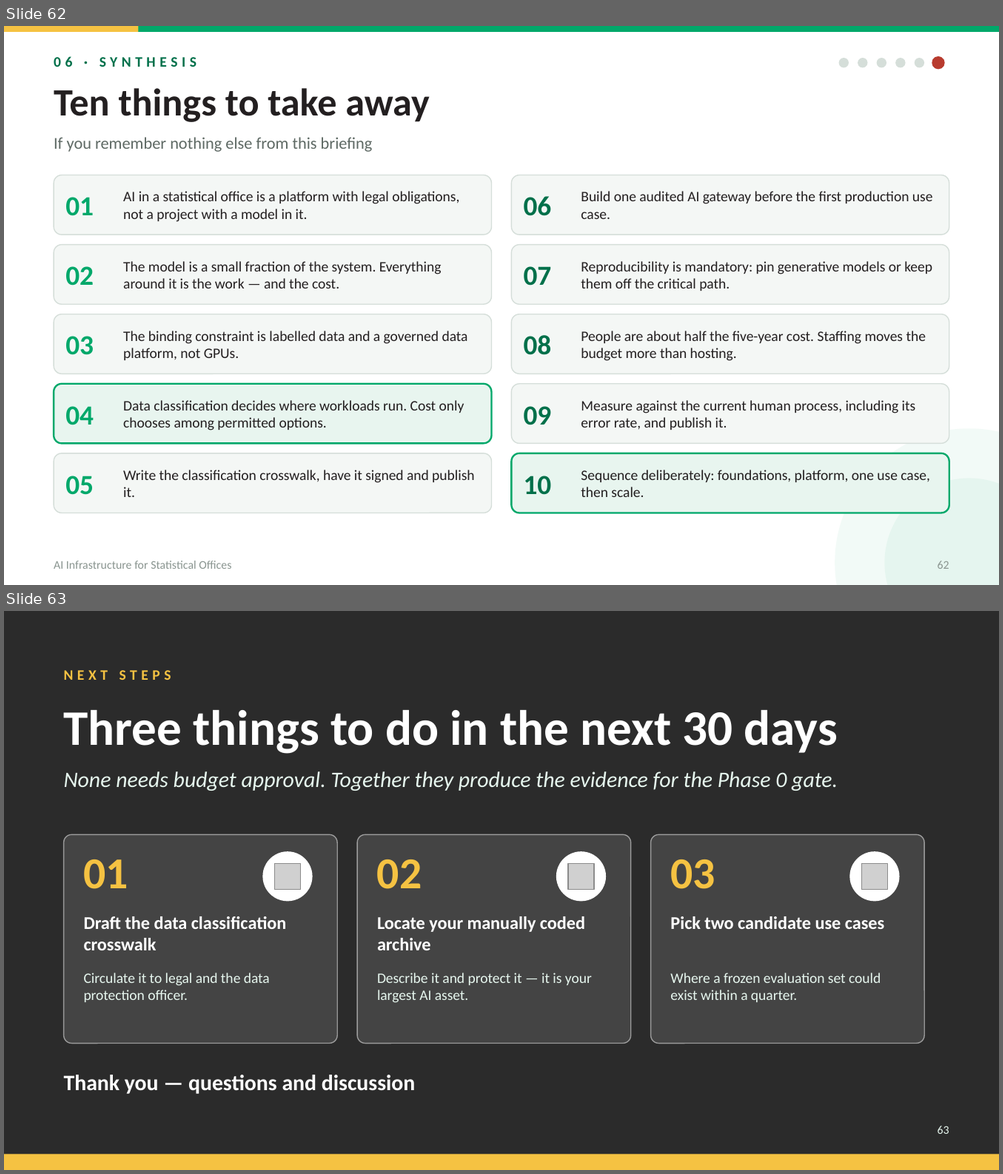
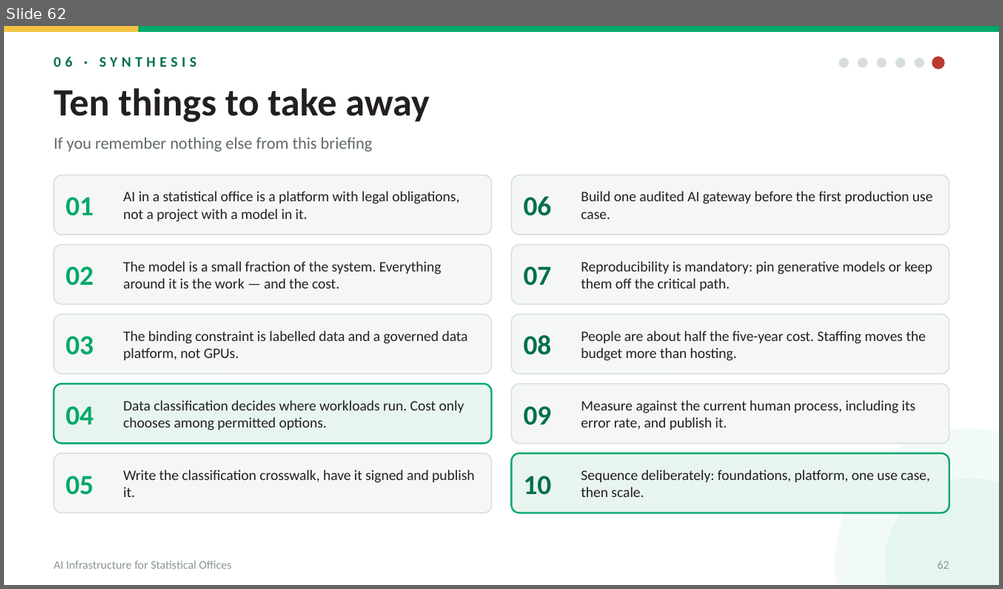
Before and after one commit to datainnov4africa-web/stg17-workshop, a slide deck: docs/downloads/Day1/1400_ai-infrastructure_EN.pptx. Shown one above the other, each under a label of ours: slides 62 and 63 before the commit, slide 62 after it. The pictures are 1003x1174 and 1003x589 pixels, drawn with LibreOffice and Linux fonts; fonts in the diff are those of the drawing; grey boxes stand for pictures; background and template pictures are left out; a plain dark background stands for a picture behind light text. Boxes give left, top, right and bottom in pixels: in the first picture for what was removed or moved away, otherwise in the second. Text is boxed around its words. In the diff, an @@ line names an element or a change of style, - is before the commit and + after.

```diff
--- a/docs/downloads/Day1/1400_ai-infrastructure_EN.pptx
+++ b/docs/downloads/Day1/1400_ai-infrastructure_EN.pptx
@@ slide 63 removed at bbox=[4, 611, 999, 1170], background picture (left out) @@
@@ text removed at bbox=[64, 670, 171, 680] @@
-NEXT STEPS
@@ text removed at bbox=[64, 710, 837, 754] @@
-Three things to do in the next 30 days
@@ text removed at bbox=[64, 772, 837, 791] @@
-None needs budget approval. Together they produce the evidence for the Phase 0 gate.
@@ rounded rectangle removed at bbox=[64, 834, 337, 1044] @@
@@ ellipse removed at bbox=[262, 851, 313, 901] @@
@@ rounded rectangle removed at bbox=[357, 834, 631, 1044] @@
@@ ellipse removed at bbox=[556, 851, 606, 901] @@
@@ rounded rectangle removed at bbox=[651, 834, 924, 1044] @@
@@ ellipse removed at bbox=[849, 851, 899, 901] @@
@@ text removed at bbox=[83, 860, 128, 889] @@
-01
@@ picture removed at bbox=[275, 863, 301, 889] @@
@@ text removed at bbox=[377, 860, 421, 889] @@
-02
@@ picture removed at bbox=[568, 863, 594, 889] @@
@@ text removed at bbox=[670, 860, 714, 889] @@
-03
@@ picture removed at bbox=[862, 863, 887, 889] @@
@@ text removed at bbox=[84, 917, 287, 951] @@
-Draft the data classification crosswalk
@@ text removed at bbox=[377, 917, 585, 951] @@
-Locate your manually coded archive
@@ text removed at bbox=[670, 917, 884, 929] @@
-Pick two candidate use cases
@@ text removed at bbox=[84, 973, 270, 1002] @@
-Circulate it to legal and the data protection officer.
@@ text removed at bbox=[377, 973, 592, 1003] @@
-Describe it and protect it — it is your largest AI asset.
@@ text removed at bbox=[670, 973, 880, 1002] @@
-Where a frozen evaluation set could exist within a quarter.
@@ text removed at bbox=[64, 1075, 415, 1094] @@
-Thank you — questions and discussion
@@ text removed at bbox=[937, 1126, 949, 1134] @@
-63
@@ rectangle removed at bbox=[4, 1154, 999, 1170] @@
```
Also in this commit, not shown: 1 slide changed, 10 other files.
